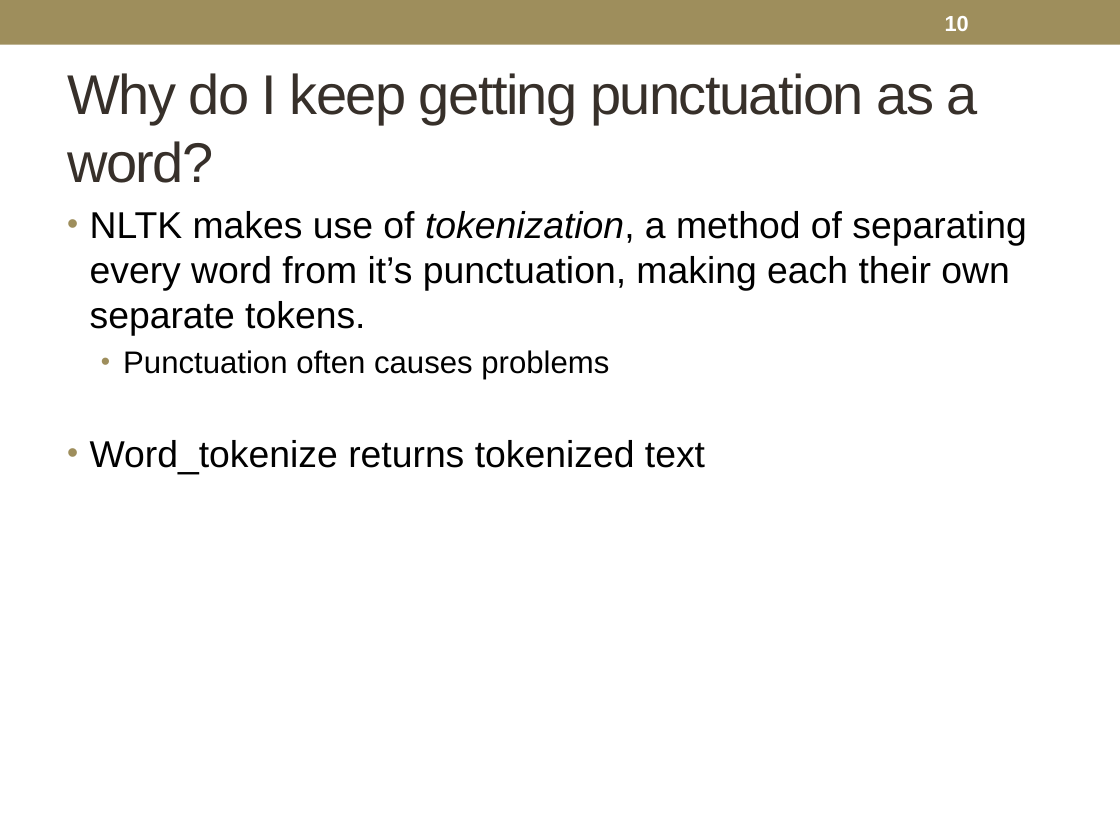
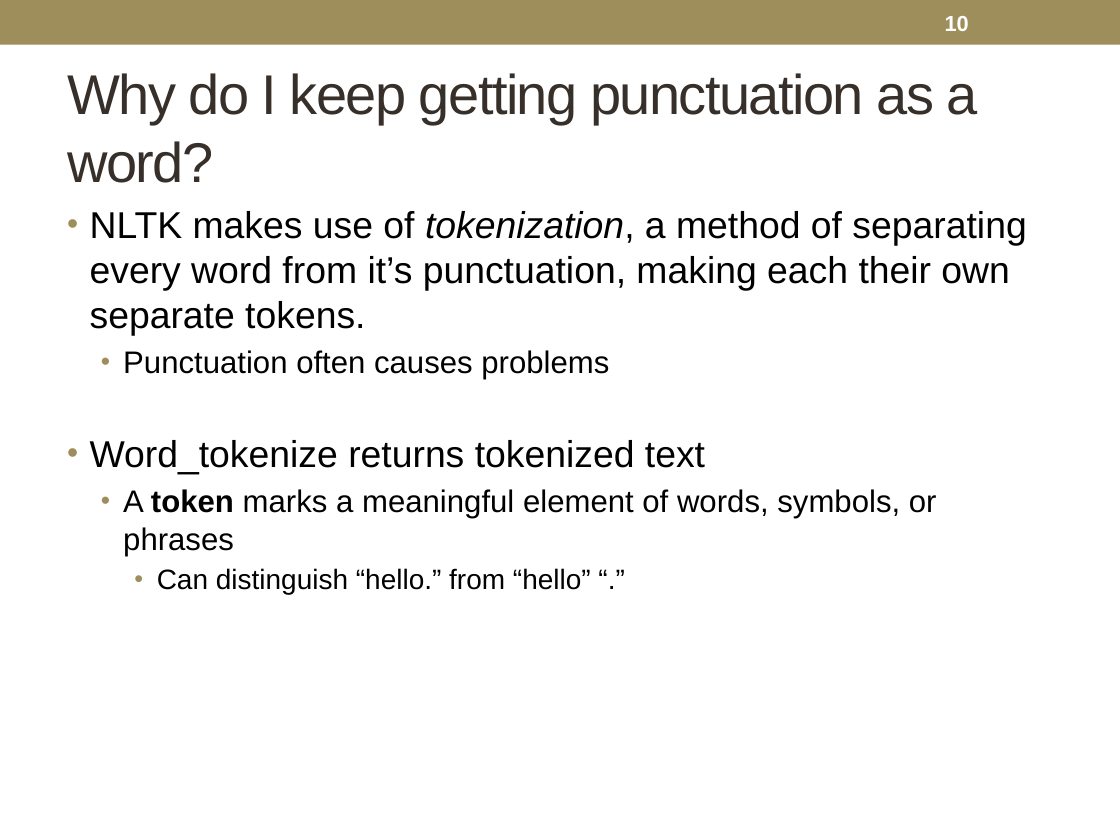
Before and after one commit to rachelrakov/df_code, a slide deck: slide 10 of GCDRI_TextAnalysisClass_2018.pptx. Drawn at 1120x840 pixels with LibreOffice and Linux fonts; fonts in the diff are those of the drawing. Boxes give left, top, right and bottom in pixels: in the first picture for what was removed or moved away, otherwise in the second. Text is boxed around its words. In the diff, an @@ line names an element or a change of style, - is before the commit and + after.

```diff
--- a/GCDRI_TextAnalysisClass_2018.pptx
+++ b/GCDRI_TextAnalysisClass_2018.pptx
@@ text at [123,489,937,595]: paragraphs added @@
+  • A token marks a meaningful element of words, symbols, or phrases
+    • Can distinguish “hello.” from “hello” “.”
```
Also in this commit, not shown: 4 other slides changed.
